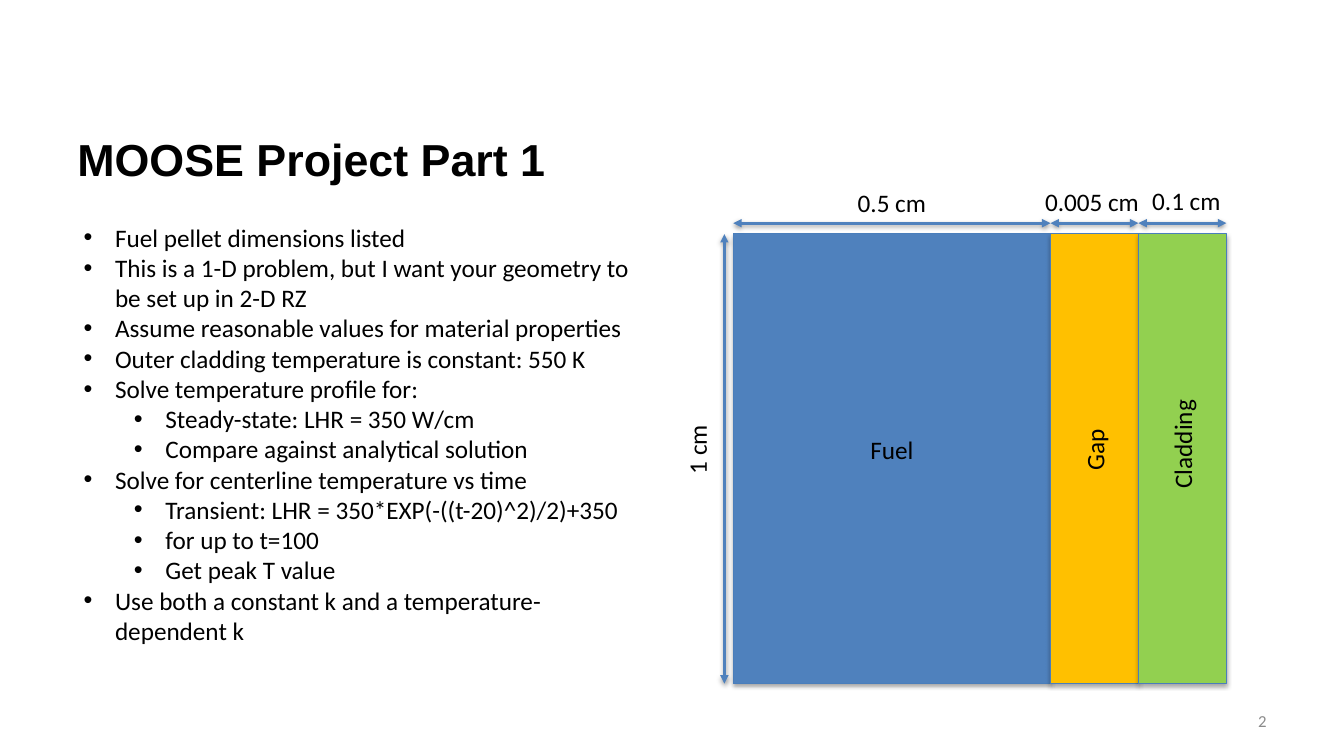
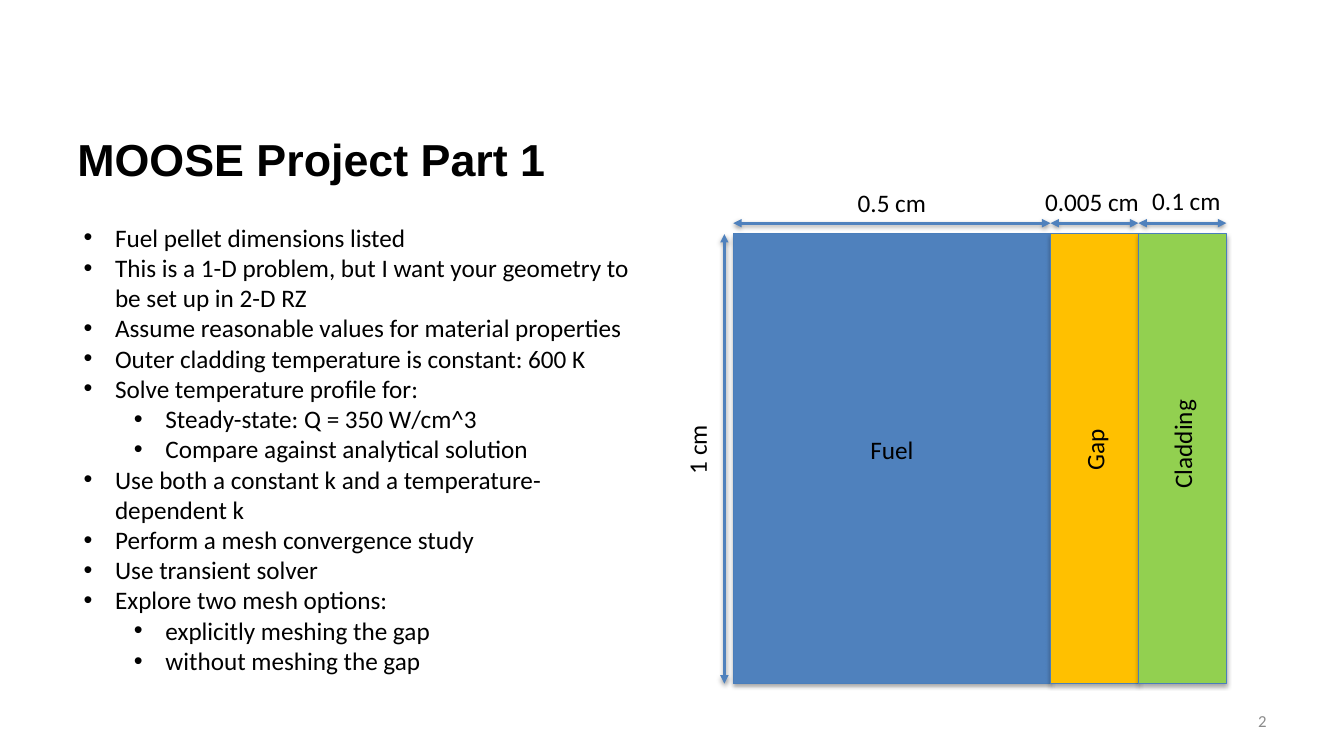
Before and after one commit to benbeeler/TEACHING, a slide deck: slide 2 of Nuclear_Fuel_Performance/NE533_Spring2026/MOOSE/Part1.pptx. Drawn at 1344x756 pixels with LibreOffice and Linux fonts; fonts in the diff are those of the drawing; background and template pictures are left out. Boxes give left, top, right and bottom in pixels: in the first picture for what was removed or moved away, otherwise in the second. Text is boxed around its words. In the diff, an @@ line names an element or a change of style, - is before the commit and + after.

```diff
--- a/Nuclear_Fuel_Performance/NE533_Spring2026/MOOSE/Part1.pptx
+++ b/Nuclear_Fuel_Performance/NE533_Spring2026/MOOSE/Part1.pptx
@@ text at [115, 350, 585, 373]: text changed @@
-• Outer cladding temperature is constant: 550 K
+• Outer cladding temperature is constant: 600 K
@@ text at [165, 410, 477, 432]: text changed @@
-  • Steady-state: LHR = 350 W/cm
+  • Steady-state: Q = 350 W/cm^3
@@ text at [115, 471, 618, 583]: paragraphs removed @@
-• Solve for centerline temperature vs time
-  • Transient: LHR = 350*EXP(-((t-20)^2)/2)+350
-  • for up to t=100
-  • Get peak T value
@@ text at [115, 531, 474, 675]: paragraphs added @@
+• Perform a mesh convergence study
+• Use transient solver
+• Explore two mesh options:
+  • explicitly meshing the gap
+  • without meshing the gap
```
Also in this commit, not shown: 1 other slide changed, 15 other files.
